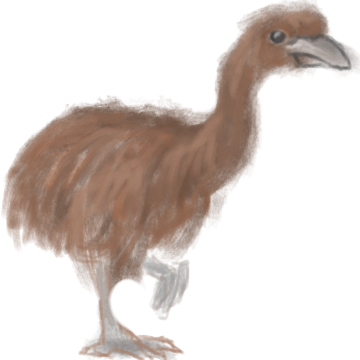
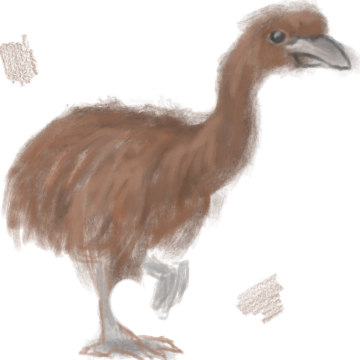
Layered file, before and after one edit (w=360, h=360). Changes by layer:
painted on "Copy of Paint Layer 2" over <box>0,33,285,325</box>
